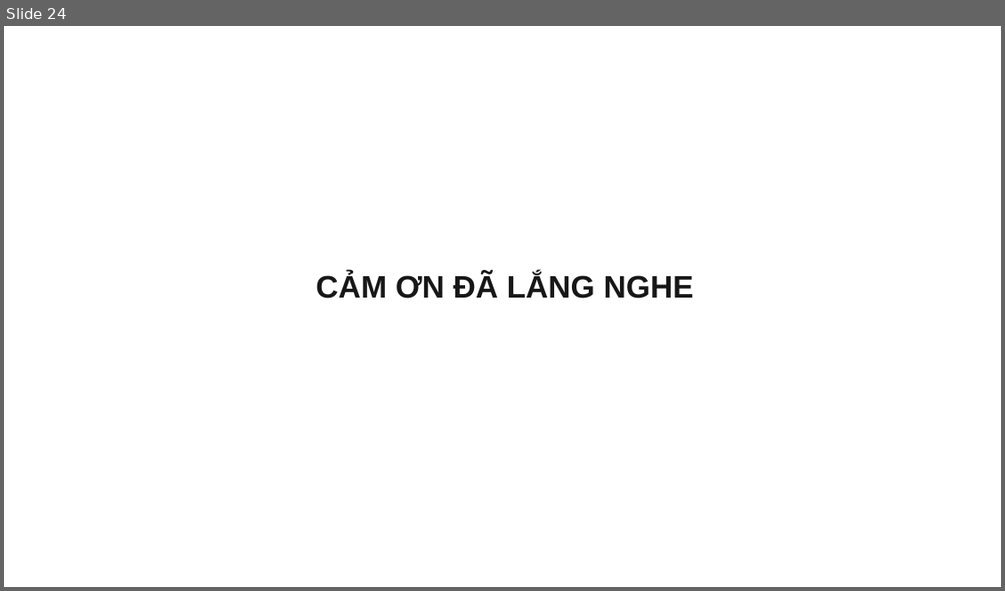
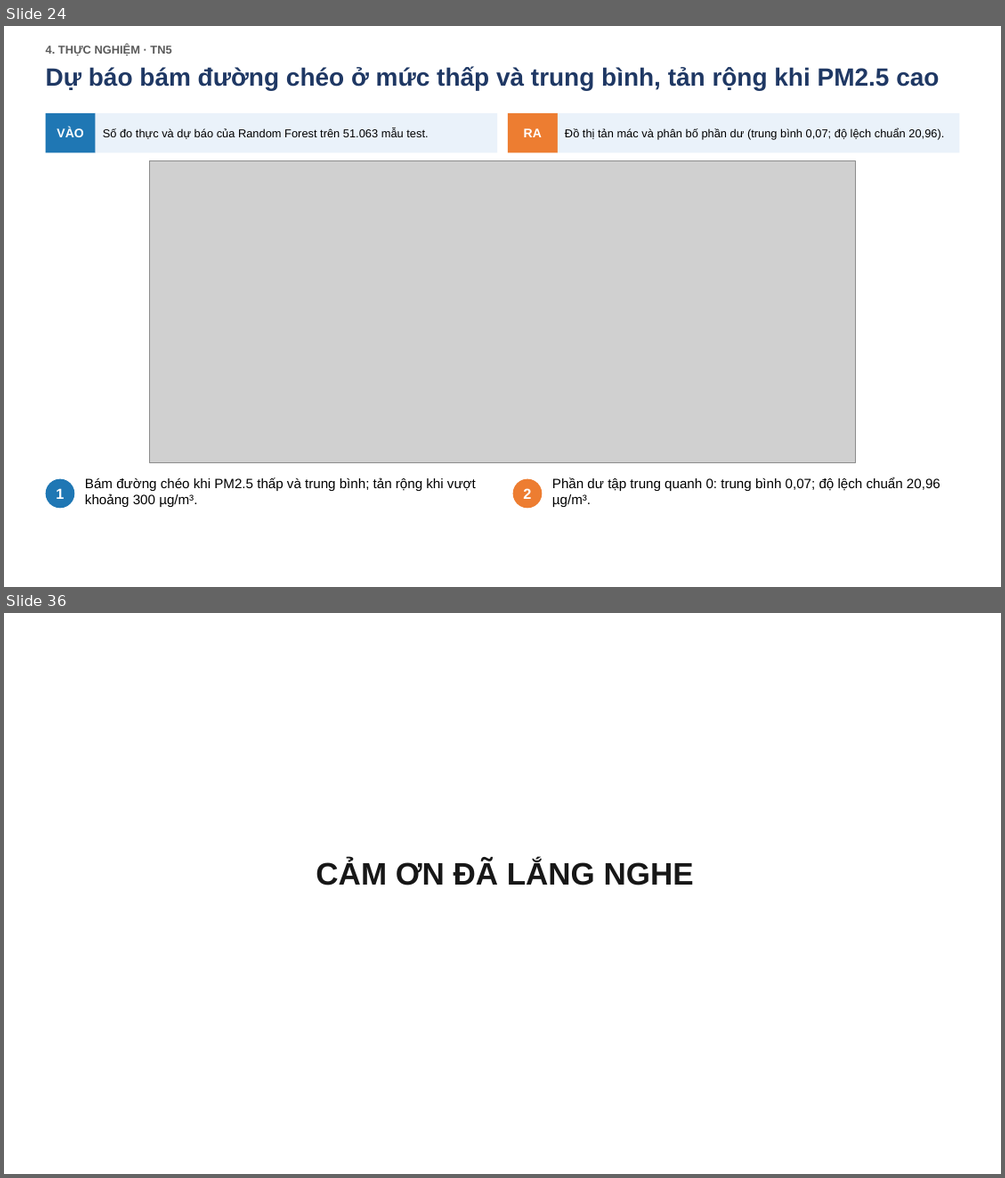
Before and after one commit to bjruly/sgu_finalproject_machinelearning_2026-2027, a slide deck: docs/Nhom10_Slide.pptx. Shown one above the other, each under a label of ours: slide 24 before the commit, slides 24 and 36 after it; the slides between them are not shown. The pictures are 1005x591 and 1005x1178 pixels, drawn with LibreOffice and Linux fonts; fonts in the diff are those of the drawing; grey boxes stand for pictures. Boxes give left, top, right and bottom in pixels: in the first picture for what was removed or moved away, otherwise in the second. Text is boxed around its words. In the diff, an @@ line names an element or a change of style, - is before the commit and + after.

```diff
--- a/docs/Nhom10_Slide.pptx
+++ b/docs/Nhom10_Slide.pptx
@@ slide 24 added at (x1=4, y1=26, x2=1001, y2=587), background #FFFFFF @@
@@ text added at (x1=46, y1=45, x2=171, y2=56), 11 pt, text #595959, bold @@
+4. THỰC NGHIỆM · TN5
@@ text added at (x1=46, y1=66, x2=938, y2=90), 24 pt, text #1F3864, bold @@
+Dự báo bám đường chéo ở mức thấp và trung bình, tản rộng khi PM2.5 cao
@@ rectangle added at (x1=46, y1=113, x2=96, y2=153), fill #1F77B4, 12 pt, text #FFFFFF, bold @@
+VÀO
@@ rectangle added at (x1=96, y1=113, x2=498, y2=153), fill #EAF2FA, 11 pt, text #000000 @@
+Số đo thực và dự báo của Random Forest trên 51.063 mẫu test.
@@ rectangle added at (x1=508, y1=113, x2=558, y2=153), fill #ED7D31, 12 pt, text #FFFFFF, bold @@
+RA
@@ rectangle added at (x1=558, y1=113, x2=960, y2=153), fill #EAF2FA, 11 pt, text #000000 @@
+Đồ thị tản mác và phân bố phần dư (trung bình 0,07; độ lệch chuẩn 20,96).
@@ picture added at (x1=150, y1=161, x2=855, y2=463) @@
@@ ellipse added at (x1=46, y1=479, x2=75, y2=508), fill #1F77B4, 14 pt, text #FFFFFF, bold @@
+1
@@ text added at (x1=85, y1=477, x2=476, y2=507), 13 pt, text #000000 @@
+Bám đường chéo khi PM2.5 thấp và trung bình; tản rộng khi vượt khoảng 300 µg/m³.
@@ ellipse added at (x1=513, y1=479, x2=542, y2=508), fill #ED7D31, 14 pt, text #FFFFFF, bold @@
+2
@@ text added at (x1=552, y1=476, x2=940, y2=507), 13 pt, text #000000 @@
+Phần dư tập trung quanh 0: trung bình 0,07; độ lệch chuẩn 20,96 µg/m³.
@@ what was slide 24 is now slide 36 @@
```
Also in this commit, not shown: 5 slides changed, 29 other slides added, 18 slides removed, 5 other files.
